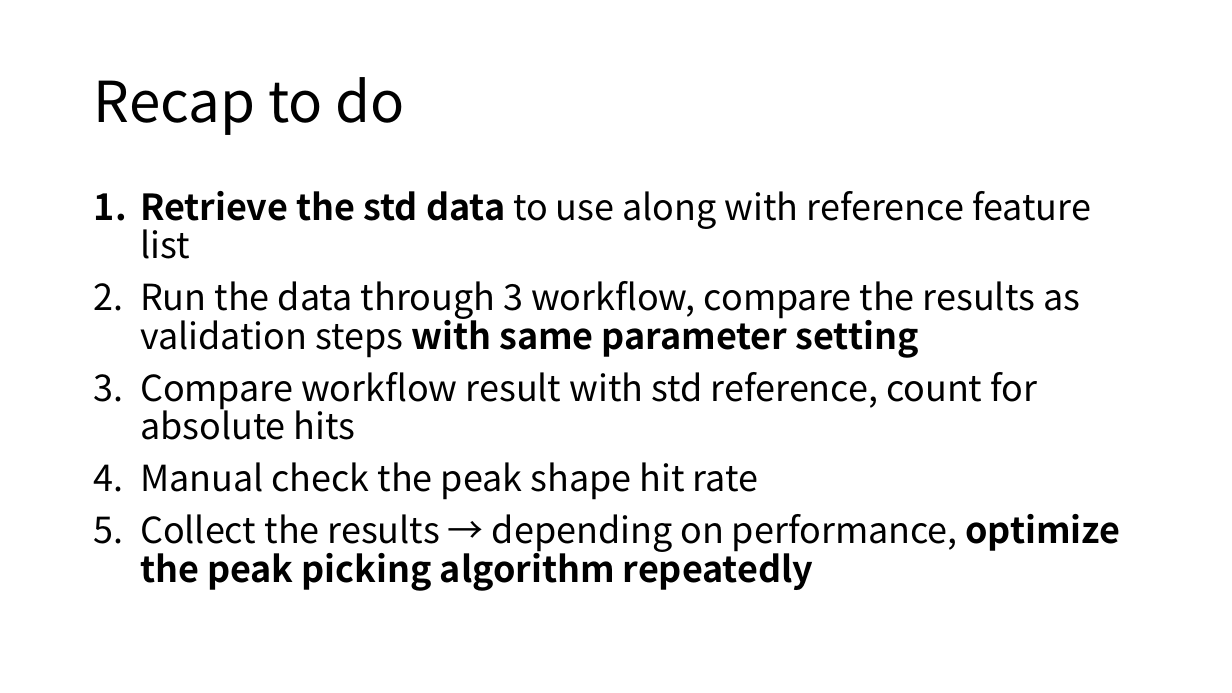
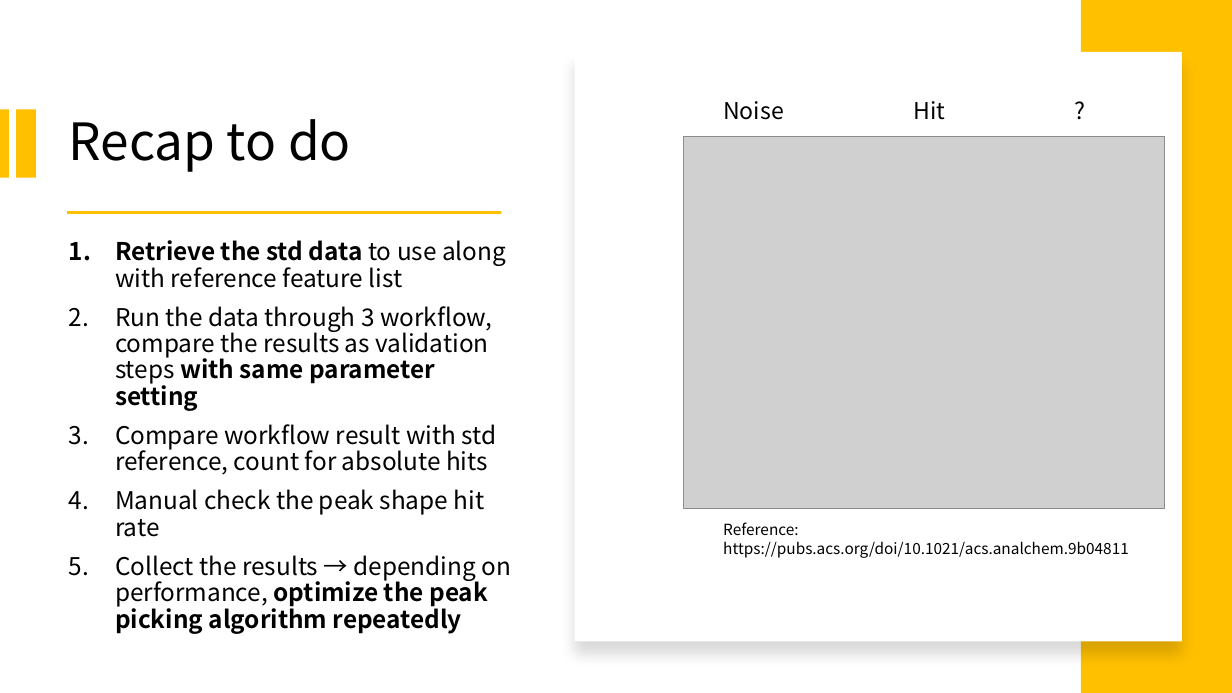
Before and after one commit to XiminHu/mass-suite, a slide deck: slide 3 of doc/20201102-projectmeeting.pptx. Drawn at 1232x693 pixels with LibreOffice and Linux fonts; fonts in the diff are those of the drawing; grey boxes stand for pictures. Boxes give left, top, right and bottom in pixels: in the first picture for what was removed or moved away, otherwise in the second. Text is boxed around its words. In the diff, an @@ line names an element or a change of style, - is before the commit and + after.

Commit message:
dummy data investigation

```diff
--- a/doc/20201102-projectmeeting.pptx
+++ b/doc/20201102-projectmeeting.pptx
@@ rectangle added at [1081, 0, 1232, 693], fill #FFC000 @@
@@ rectangle added at [575, 52, 1182, 641], fill #FFFFFF @@
@@ title "Recap to do": place and size @@
-title "Recap to do" at [94, 77, 404, 135]
+title "Recap to do" at [69, 119, 351, 172]
@@ title "Recap to do" at [69, 119, 351, 172]: size 44 to 40 pt @@
@@ rectangle added at [0, 109, 9, 177], fill #FFC000 @@
@@ rectangle added at [16, 109, 35, 177], fill #FFC000 @@
@@ text added at [723, 101, 945, 120], 18 pt, text #000000 @@
+Noise Hit ?
@@ picture added at [684, 136, 1165, 508] @@
@@ text "Retrieve the std data to ...": place and size @@
-text "Retrieve the std data to ..." at [140, 191, 1120, 591]
+text "Retrieve the std data to ..." at [115, 240, 511, 634]
@@ text "Retrieve the std data to ..." at [115, 240, 511, 634]: size 28 to 19 pt; vertical alignment top to middle @@
@@ rectangle added at [67, 212, 502, 214], fill #FFC000 @@
@@ text added at [723, 522, 1129, 558], 12 pt, text #000000 @@
+Reference: https://pubs.acs.org/doi/10.1021/acs.analchem.9b04811
```
Also in this commit, not shown: 11 other slides changed, 3 slides added, 1 other file.
